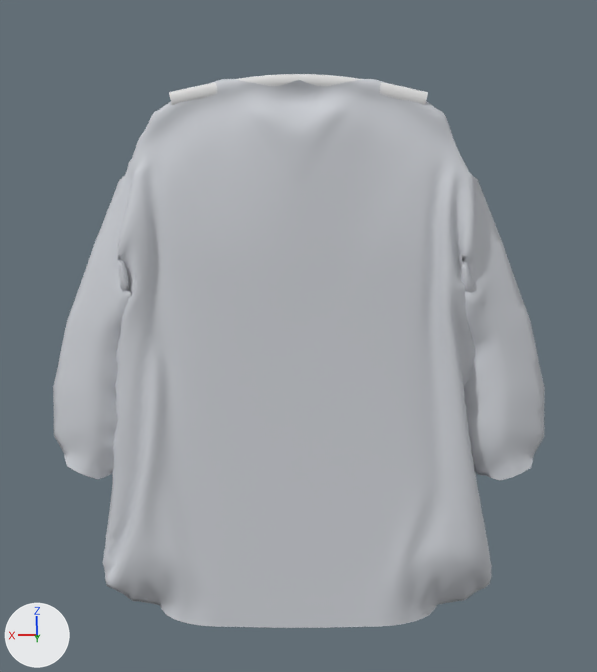
The Blender file assets-src/jersey.blend, before and after one commit.
One viewpoint serves both versions: the file's camera 'PrevCam'. Every picture has the same lights, and +X, +Y and +Z are marked at lower left. The older version comes first.

Before the edit, the objects in view are built like this:
```python
me_hangercollidercurve_049 = bpy.data.meshes.new('HangerColliderCurve.049')
me_hangercollidercurve_049.from_pydata(...)  # 600 vertices, 584 faces; spans x -0.192..0.192, y -0.005..0.005, z -0.077..-0.029
me_hangercollidercurve_049.polygons.foreach_set('use_smooth', [True] * 584)
me_jerseydrape_049 = bpy.data.meshes.new('JerseyDrape.049')
me_jerseydrape_049.from_pydata(...)  # 11118 vertices, 22076 faces; spans x -0.376..0.376, y -0.081..0.042, z -0.865..-0.035
me_jerseydrape_049.polygons.foreach_set('use_smooth', [True] * 22076)
me_jerseydrape_049.materials.append(mat_prevfabric)  # light grey #ced1d7
ob_hangercollider = bpy.data.objects.new('HangerCollider', me_hangercollidercurve_049)
ob_hangercollider.location = (0.0, 0.0, 0.0)
ob_jerseydrape = bpy.data.objects.new('JerseyDrape', me_jerseydrape_049)
ob_jerseydrape.location = (0.0, 0.0, 0.0)
```
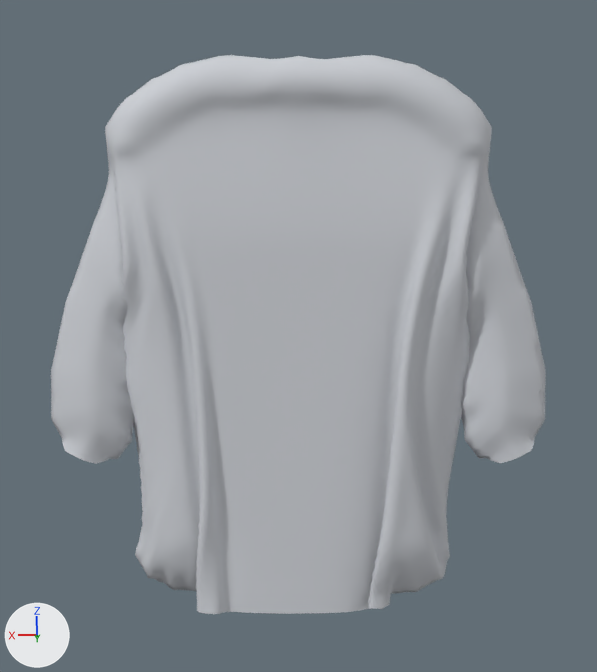
What changed in the scene script:
```text
Change me_jerseydrape_049:
    used by ob_jerseydrape; location = (0.0, 0.0, 0.0)
    remove me_jerseydrape_049.from_pydata(...)  # 11118 vertices, 22076 faces; spans x -0.376..0.376, y -0.081..0.042, z -0.865..-0.035
    add me_jerseydrape_049.from_pydata(...)  # 11118 vertices, 22076 faces; spans x -0.376..0.376, y -0.077..0.075, z -0.838..-0.001
    me_jerseydrape_049 part 1: 11118 of 11118 vertices moved; they spanned x -0.376..0.376, y -0.081..0.042, z -0.865..-0.035 and now span x -0.376..0.376, y -0.077..0.075, z -0.838..-0.001; mean shift (0.001, 0.017, 0.028)
```

Pixel boxes (x1, y1, x2, y2) of what changed, in the pictures (597 x 672 px):
'JerseyDrape', reshaped
    before: (53, 79, 545, 628)
    after: (51, 55, 546, 614)
'HangerCollider', unchanged, covered by the edit
    before: (169, 74, 428, 105)
